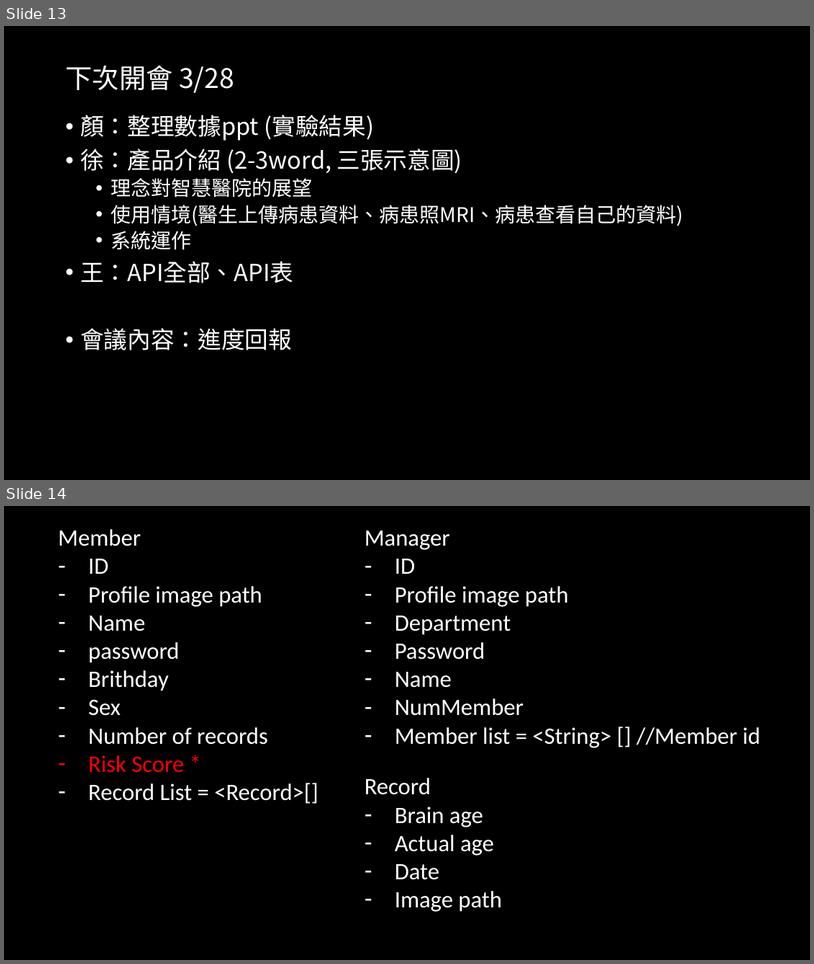
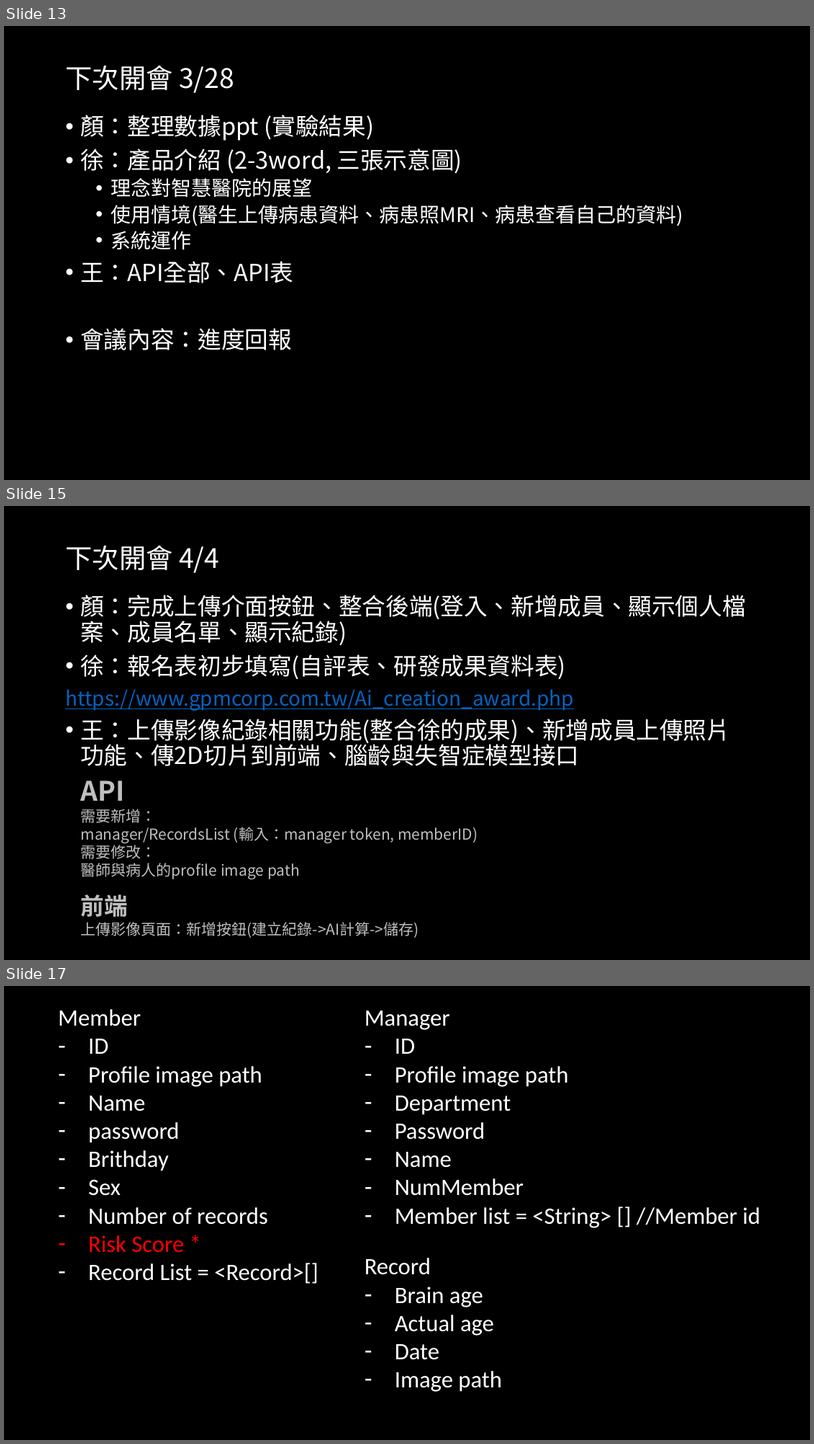
Before and after one commit to 1leo23/Product-packaging, a slide deck: 會議記錄/會議記錄.pptx. Shown one above the other, each under a label of ours: slides 13 and 14 before the commit, slides 13, 15 and 17 after it; the slides between them are not shown. The pictures are 814x964 and 814x1444 pixels, drawn with LibreOffice and Linux fonts; fonts in the diff are those of the drawing. Boxes give left, top, right and bottom in pixels: in the first picture for what was removed or moved away, otherwise in the second. Text is boxed around its words. In the diff, an @@ line names an element or a change of style, - is before the commit and + after.

```diff
--- a/會議記錄/會議記錄.pptx
+++ b/會議記錄/會議記錄.pptx
@@ slide 15 added at [4,506,810,960], background #000000 @@
@@ title added at [65,545,219,573], 32 pt, text #FFFFFF @@
+下次開會 4/4
@@ text added at [65,595,746,766], 28 pt, text #FFFFFF @@
+• 顏：完成上傳介面按鈕、整合後端(登入、新增成員、顯示個人檔案、成員名單、顯示紀錄)
+• 徐：報名表初步填寫(自評表、研發成果資料表)
+https://www.gpmcorp.com.tw/Ai_creation_award.php
+• 王：上傳影像紀錄相關功能(整合徐的成果)、新增成員上傳照片功能、傳2D切片到前端、腦齡與失智症模型接口
@@ text added at [81,780,478,880], 18 pt, text #BFBFBF @@
+API
+需要新增：
+manager/RecordsList (輸入：manager token, memberID)
+需要修改：
+醫師與病人的profile image path
@@ text added at [81,894,419,937], 18 pt, text #BFBFBF @@
+前端
+上傳影像頁面：新增按鈕(建立紀錄->AI計算->儲存)
@@ what was slide 14 is now slide 17 @@
```
Also in this commit, not shown: 2 other slides added.
